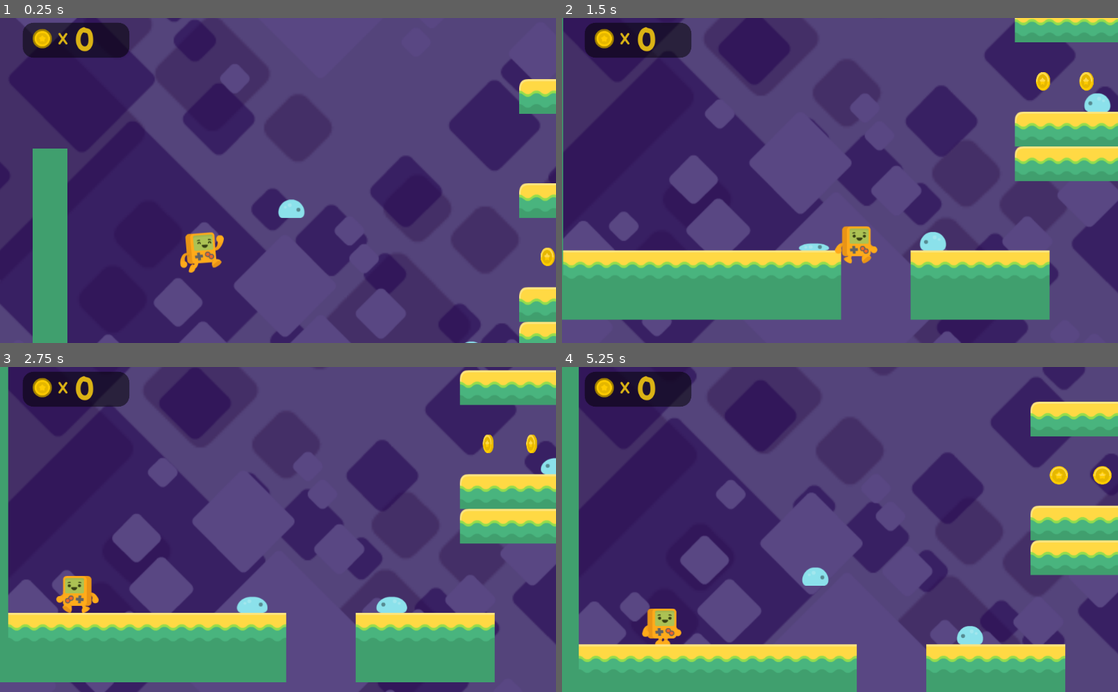
Above: before the commit, frames 1-4 (two rows, left to right).
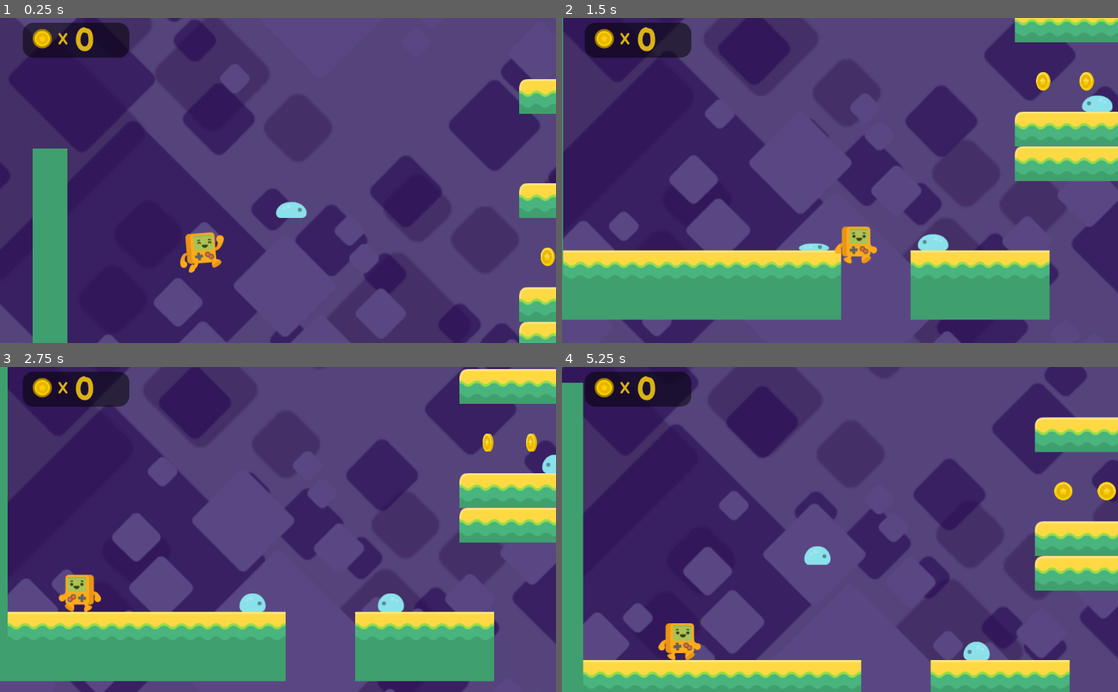
Above: after the commit, the same moments.

Repository: jor-el-swe/PlatformerTutorial
Game: Godot game, scene res://Level1.tscn
Same seed, same stepped clock (60 frames per second), same inputs: the game is played once before the commit and once after it. The project has no main scene, so this scene is started directly.
Inputs:
- Up to frame 1 (0.25 s): no input
- Up to frame 2 (1.5 s): hold Right (right) from 0.53 s (still down); tap Space (jump) at 0.77 s
- Up to frame 3 (2.75 s): tap Space (jump) at 1.52 s; release Right (right) at 2.03 s; hold Left (left) from 2.03 s (still down)
- Up to frame 4 (5.25 s): release Left (left) at 2.78 s; hold Right (right) 2.78-4.28 s; tap Space (jump) at 3.02, 3.77, 4.52 s; hold Left (left) 4.28-5.03 s; hold Right (right) from 5.03 s (still down)

The runs differ from the first frame. In frame 1, less than 0.1% of the frame differs, in the area x 49-86%, y 55-100%; in frame 2, 0.2%; in frame 3, 3.6%; in frame 4, 23%, in the area x 0-100%, y 0-100%.

Commit message:
fixed enemies on head

Diff:
--- a/Attila.tscn
+++ b/Attila.tscn
@@ -5,7 +5,7 @@
 
 [sub_resource type="CapsuleShape2D" id=1]
 radius = 26.9655
-height = 11.6945
+height = 12.195
 
 [node name="Attila" type="KinematicBody2D"]
 collision_mask = 16
@@ -17,5 +17,5 @@
 playing = true
 
 [node name="CollisionShape2D" type="CollisionShape2D" parent="."]
-position = Vector2( -0.0129852, 14.9961 )
+position = Vector2( 0.127319, 14.9961 )
 shape = SubResource( 1 )
--- a/Level1.tscn
+++ b/Level1.tscn
@@ -174,6 +174,7 @@
 [node name="enemy" parent="enemies" instance=ExtResource( 10 )]
 position = Vector2( -623.88, 71.524 )
 direction = 1
+detectsCliffs = false
 
 [node name="enemy4" parent="enemies" instance=ExtResource( 10 )]
 position = Vector2( -267.357, 333.453 )
--- a/enemy.gd
+++ b/enemy.gd
@@ -34,9 +34,14 @@
 	set_collision_layer_bit(4, false)
 	$sidesChecker.set_collision_mask_bit(0, false)
 	$sidesChecker.set_collision_layer_bit(4, false)
-
+	$Timer.start()
 
 
 func _on_sidesChecker_body_entered(body):
-	print("hit player")
-	get_tree().change_scene("res://Level1.tscn")
+	if body.name == "Attila":
+		print("hit player")
+		get_tree().change_scene("res://Level1.tscn")
+
+
+func _on_Timer_timeout():
+	queue_free()
--- a/enemy.tscn
+++ b/enemy.tscn
@@ -25,7 +25,7 @@
 extents = Vector2( 20.0577, 3.32809 )
 
 [sub_resource type="RectangleShape2D" id=4]
-extents = Vector2( 28.196, 7.57753 )
+extents = Vector2( 28.196, 8.57979 )
 
 [node name="enemy" type="KinematicBody2D"]
 collision_layer = 16
@@ -35,6 +35,7 @@
 [node name="AnimatedSprite" type="AnimatedSprite" parent="."]
 frames = SubResource( 1 )
 animation = "crawl"
+frame = 1
 playing = true
 
 [node name="CollisionShape2D" type="CollisionShape2D" parent="."]
@@ -56,12 +57,17 @@
 shape = SubResource( 3 )
 
 [node name="sidesChecker" type="Area2D" parent="."]
-collision_layer = 16
+collision_layer = 0
 collision_mask = 33
 
 [node name="CollisionShape2D" type="CollisionShape2D" parent="sidesChecker"]
-position = Vector2( 0, 7.57264 )
+position = Vector2( 0.353561, 8.5749 )
 shape = SubResource( 4 )
+
+[node name="Timer" type="Timer" parent="."]
+wait_time = 0.6
+one_shot = true
 
 [connection signal="body_entered" from="topChecker" to="." method="_on_topChecker_body_entered"]
 [connection signal="body_entered" from="sidesChecker" to="." method="_on_sidesChecker_body_entered"]
+[connection signal="timeout" from="Timer" to="." method="_on_Timer_timeout"]
